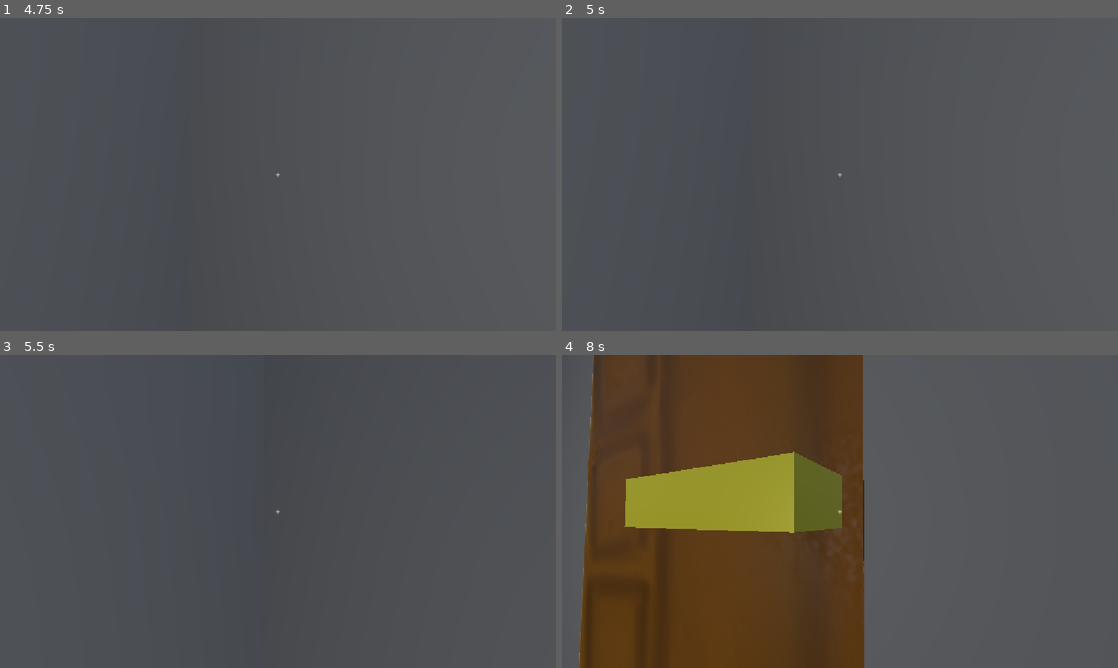
Above: before the commit, frames 1-4 (two rows, left to right).
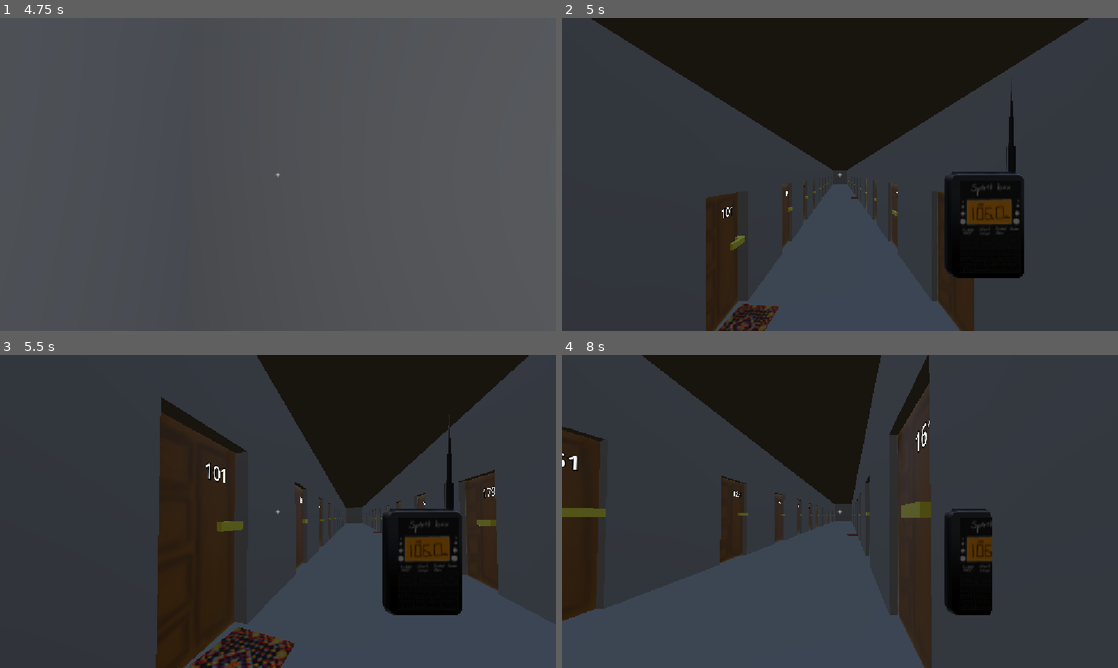
Above: after the commit, the same moments.

Repository: Krikmann/MachineGhost
Game: Godot game, scene res://Content/Menus/MainMenu/main_menu.tscn
Same seed, same stepped clock (60 frames per second), same inputs: the game is played once before the commit and once after it. Sound files missing from this copy of the repository are replaced by a short silence.
Inputs (mouse positions are in pixels of both pictures, inside the frame that each line leads up to):
- Up to frame 1 (4.75 s): click "Play" at 0.5 s; move the mouse to (305, 174) at 1.27 s; hold E (interact) 1.28-2.03 s; hold W (up) from 1.28 s (still down); tap Space (jump) at 1.52, 2.27, 3.77, 4.52 s; move the mouse to (250, 174) at 2.02 s; tap E (interact) at 2.1, 3.05, 3.8 s; move the mouse to (289, 168) at 2.77 s; hold F (sb_voice) 2.78-3.53 s; move the mouse to (272, 180) at 3.52 s; tap Shift (sprint) at 3.6 s; move the mouse to (316, 177) at 4.27 s; hold E (interact) from 4.28 s (still down)
- Up to frame 2 (5 s): keep holding W (up); keep holding E (interact); tap J (skip, bound only after the commit) at 4.9 s
- Up to frame 3 (5.5 s): keep holding W (up); move the mouse to (233, 508) at 5.02 s; release E (interact) at 5.03 s; tap E (interact) at 5.1 s; tap Space (jump) at 5.27 s
- Up to frame 4 (8 s): move the mouse to (845, 511) at 5.77 s; hold F (sb_voice) 5.78-6.53 s; tap E (interact) at 6.05, 6.8 s; move the mouse to (817, 505) at 6.52 s; release W (up) at 6.53 s; hold D (right) 6.53-7.28 s; tap Shift (sprint) at 6.6 s; tap Space (jump) at 6.77, 7.52 s; move the mouse to (867, 511) at 7.27 s; hold W (up) from 7.28 s (still down); hold E (interact) from 7.28 s (still down)

Frame 1 is identical in both runs. In frame 2, 79% of the frame differs, in the area x 0-100%, y 0-100%; in frame 3, 67%; in frame 4, 99%.

Commit message:
spirit box auto pickup in dorm

Diff:
--- a/ghost-machine/Content/Menus/PauseMenu/pause_menu.gd
+++ b/ghost-machine/Content/Menus/PauseMenu/pause_menu.gd
@@ -1,6 +1,4 @@
 class_name PauseMenu extends CanvasLayer
-
-const MAIN_MENU = preload("uid://c2nl407g0akrk")
 
 @export var root: Control
 
--- a/ghost-machine/Content/main.gd
+++ b/ghost-machine/Content/main.gd
@@ -1,4 +1,8 @@
 extends Node3D
+
+@export var spiritbox: Spiritbox
 
 func _ready() -> void:
 	GameState.current_puzzle = 1
+	while !spiritbox: await get_tree().physics_frame
+	spiritbox.add_to_hand()
--- a/ghost-machine/Content/main.tscn
+++ b/ghost-machine/Content/main.tscn
@@ -5,7 +5,6 @@
 [ext_resource type="PackedScene" uid="uid://bh0f4pqhqta3q" path="res://Content/Player/player.tscn" id="1_u3q0n"]
 [ext_resource type="PackedScene" uid="uid://dmc5qhj0om5id" path="res://Content/Rooms/i_korrus.tscn" id="3_bwj4m"]
 [ext_resource type="PackedScene" uid="uid://mfq6th4l64g0" path="res://Content/Rooms/ii_korrus.tscn" id="4_abdvo"]
-[ext_resource type="PackedScene" uid="uid://csdx6ivtf8pbs" path="res://Objects/SpiritBox/spiritbox.tscn" id="4_gpam4"]
 [ext_resource type="PackedScene" uid="uid://2bpyhwiiblkv" path="res://Content/Rooms/Lift/lift.tscn" id="5_r6sel"]
 [ext_resource type="PackedScene" uid="uid://cqon3a8htdjql" path="res://Content/Rooms/pesumaja.tscn" id="7_p3qnk"]
 [ext_resource type="Script" uid="uid://brs6mop14ddta" path="res://Content/ui.gd" id="8_blo7t"]
@@ -14,6 +13,7 @@
 [ext_resource type="PackedScene" uid="uid://hglr4thtvedg" path="res://Content/Rooms/FriendsRoom/friends_room.tscn" id="11_abdvo"]
 [ext_resource type="PackedScene" uid="uid://cok0pgoqasciw" path="res://Content/Rooms/kitchen.tscn" id="12_oxv35"]
 [ext_resource type="PackedScene" uid="uid://2ud1osin2p56" path="res://Content/Rooms/lounge_area.tscn" id="13_ki36l"]
+[ext_resource type="PackedScene" uid="uid://csdx6ivtf8pbs" path="res://Objects/SpiritBox/spiritbox.tscn" id="14_1oc8s"]
 
 [sub_resource type="ProceduralSkyMaterial" id="ProceduralSkyMaterial_u3q0n"]
 sky_horizon_color = Color(0.66224277, 0.6717428, 0.6867428, 1)
@@ -46,8 +46,9 @@
 corner_radius_bottom_right = 10
 corner_radius_bottom_left = 50
 
-[node name="Node3D" type="Node3D" unique_id=926375845]
+[node name="Node3D" type="Node3D" unique_id=926375845 node_paths=PackedStringArray("spiritbox")]
 script = ExtResource("1_1oc8s")
+spiritbox = NodePath("Spiritbox")
 
 [node name="DirectionalLight3D" type="DirectionalLight3D" parent="." unique_id=480295303]
 transform = Transform3D(-0.8660254, -0.43301278, 0.25, 0, 0.49999997, 0.86602545, -0.50000006, 0.75, -0.43301266, 0, 0, 0)
@@ -60,9 +61,6 @@
 
 [node name="CharacterBody3D" parent="." unique_id=1311759364 instance=ExtResource("1_u3q0n")]
 transform = Transform3D(-4.371139e-08, 0, 1, 0, 1, 0, -1, 0, -4.371139e-08, 10.5, -0.68499994, 0)
-
-[node name="Spiritbox" parent="." unique_id=675066969 instance=ExtResource("4_gpam4")]
-transform = Transform3D(1, 0, 0, 0, 1, 0, 0, 0, 1, 8, -2.5, 0.5)
 
 [node name="Lift" parent="." unique_id=1577381922 instance=ExtResource("5_r6sel")]
 transform = Transform3D(-4.371139e-08, 0, 1, 0, 1, 0, -1, 0, -4.371139e-08, 11.75, -1, 5)
@@ -250,6 +248,9 @@
 [node name="LoungeArea" parent="." unique_id=1885045552 instance=ExtResource("13_ki36l")]
 transform = Transform3D(-4.371139e-08, 0, 1, 0, 1, 0, -1, 0, -4.371139e-08, 14, 9.5, 0)
 
+[node name="Spiritbox" parent="." unique_id=675066969 instance=ExtResource("14_1oc8s")]
+transform = Transform3D(1, 0, 0, 0, 1, 0, 0, 0, 1, 5.707343, -1.7434775, 0)
+
 [editable path="Lift"]
 [editable path="Lift/LiftBody"]
 [editable path="Lift/Node3D/Floor3Parts"]
--- a/ghost-machine/Objects/SpiritBox/spiritbox.gd
+++ b/ghost-machine/Objects/SpiritBox/spiritbox.gd
@@ -3,9 +3,20 @@
 @onready var collision_shape := $CollisionShape3D
 @onready var audio_player = $AudioStreamPlayer
 
-const MAIN = preload("uid://cjmby5iqx70im")
+func interact() -> void:
+	add_to_hand()
 
-func interact() -> void:
+	if Services.global_audio.playing: await Services.global_audio.finished
+	change_to_main()
+
+func change_to_main():
+	GameState.load_dorm()
+
+func _unhandled_input(event: InputEvent) -> void:
+	if event.is_action_pressed("skip"):
+		change_to_main()
+
+func add_to_hand() -> void:
 	collision_shape.disabled = true
 	position = Vector3.ZERO
 	rotation = Vector3.ZERO
@@ -15,9 +26,5 @@
 
 	reparent(Services.player.hand_slot, false)
 
-	if Services.global_audio.playing: await Services.global_audio.finished
-	get_tree().change_scene_to_packed(MAIN)
-
-
 func speech():
 	GameState.play_hint()
--- a/ghost-machine/game_state.gd
+++ b/ghost-machine/game_state.gd
@@ -112,3 +112,6 @@
 	current_puzzle = 3
 	Services.special_washing_machine.can_interact = true
 	# TODO Play something happened sound
+
+func load_dorm() -> void:
+	get_tree().change_scene_to_file("res://Content/main.tscn")
--- a/ghost-machine/project.godot
+++ b/ghost-machine/project.godot
@@ -80,6 +80,11 @@
 "events": [Object(InputEventKey,"resource_local_to_scene":false,"resource_name":"","device":-1,"window_id":0,"alt_press …(195 unchanged characters)…
 ]
 }
+skip={
+"deadzone": 0.2,
+"events": [Object(InputEventKey,"resource_local_to_scene":false,"resource_name":"","device":-1,"window_id":0,"alt_pressed":false,"shift_pressed":false,"ctrl_pressed":false,"meta_pressed":false,"pressed":false,"keycode":0,"physical_keycode":74,"key_label":0,"unicode":106,"location":0,"echo":false,"script":null)
+]
+}
 
 [layer_names]
 
